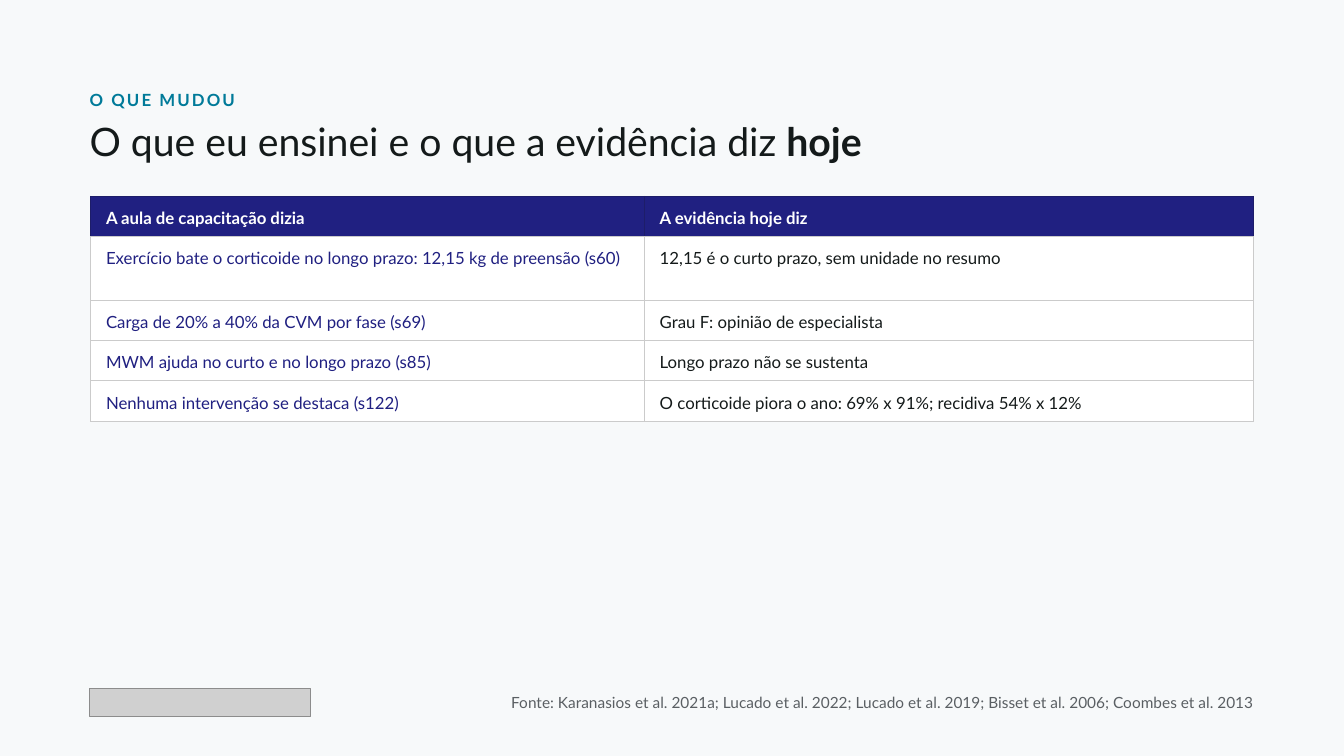
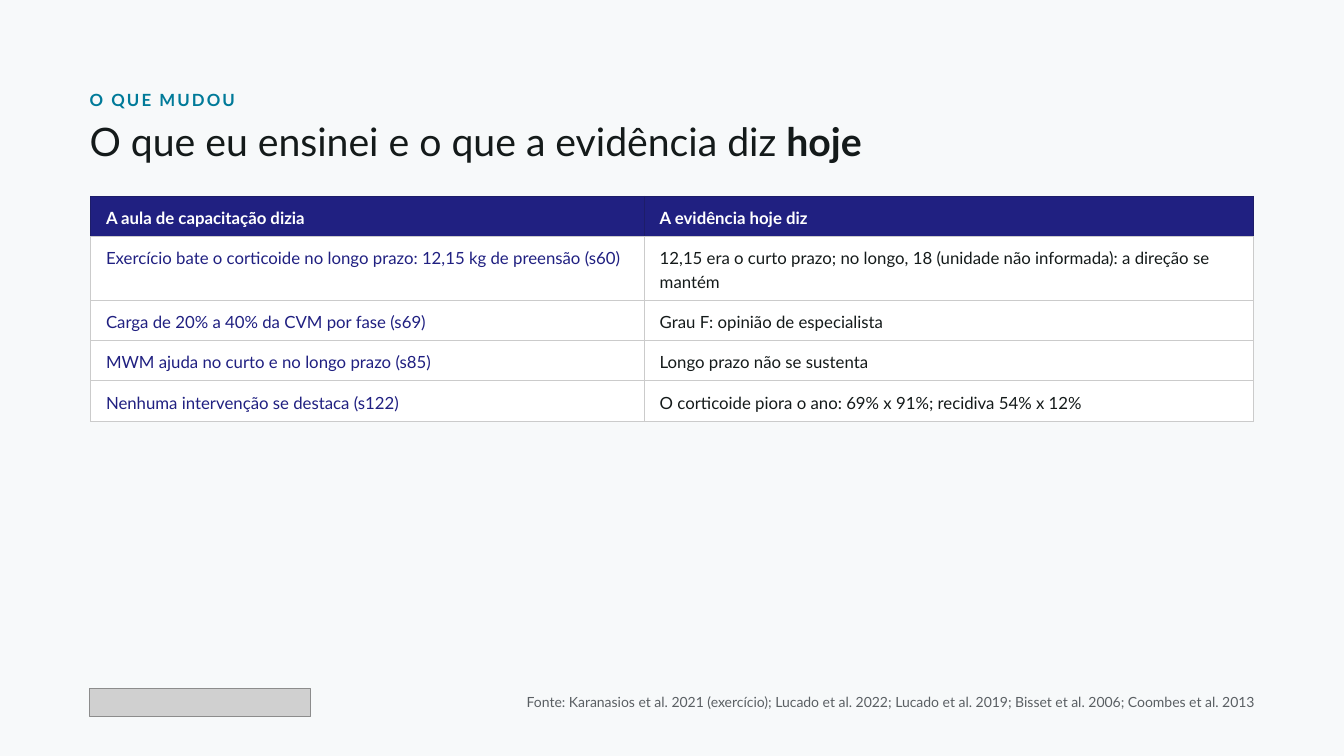
Before and after one commit to dossantosdanieel/illic, a slide deck: slide 20 of aulas/2026-11-cotovelo-lateral-2-reabilitacao/04_aula/cotovelo-lateral-2-reabilitacao.pptx. Drawn at 1344x756 pixels with LibreOffice and Linux fonts; fonts in the diff are those of the drawing; grey boxes stand for pictures. Boxes give left, top, right and bottom in pixels: in the first picture for what was removed or moved away, otherwise in the second. Text is boxed around its words. In the diff, an @@ line names an element or a change of style, - is before the commit and + after.

```diff
--- a/aulas/2026-11-cotovelo-lateral-2-reabilitacao/04_aula/cotovelo-lateral-2-reabilitacao.pptx
+++ b/aulas/2026-11-cotovelo-lateral-2-reabilitacao/04_aula/cotovelo-lateral-2-reabilitacao.pptx
@@ table at (91,197,1253,421) @@
-row 2, column 2: 12,15 é o curto prazo, sem unidade no resumo
+row 2, column 2: 12,15 era o curto prazo; no longo, 18 (unidade não informada): a direção se mantém
@@ text at (527,696,1254,709): text changed; size 11 to 10 pt @@
-Fonte: Karanasios et al. 2021a; Lucado et al. 2022; Lucado et al. 2019; Bisset et al. 2006; Coombes et al. 2013
+Fonte: Karanasios et al. 2021 (exercício); Lucado et al. 2022; Lucado et al. 2019; Bisset et al. 2006; Coombes et al. 2013
```
Also in this commit, not shown: 13 other slides changed, 18 other files.
